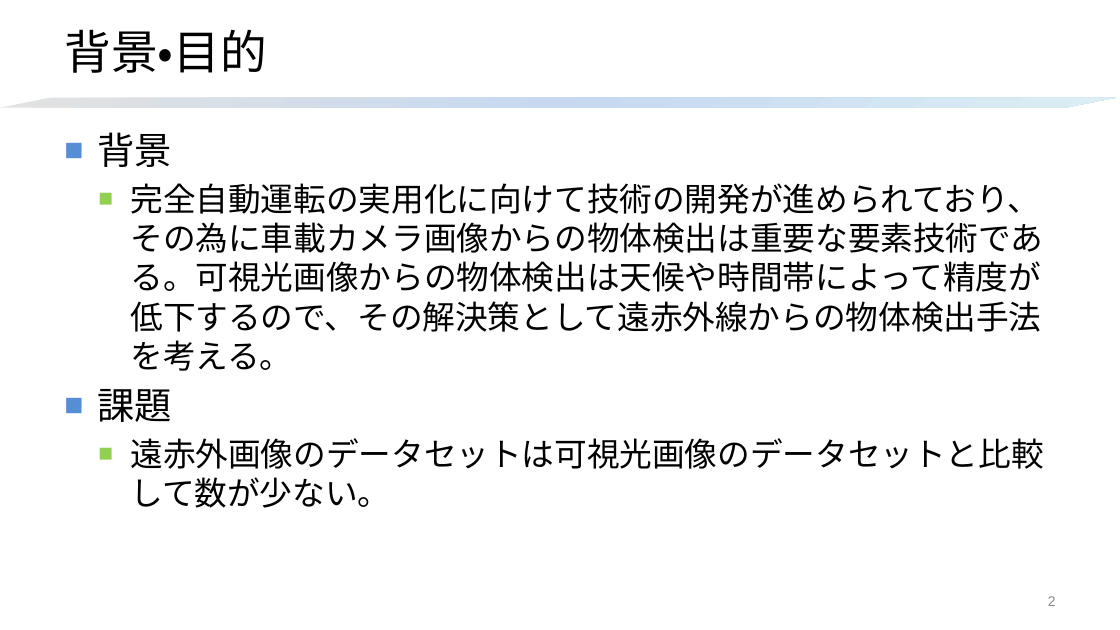
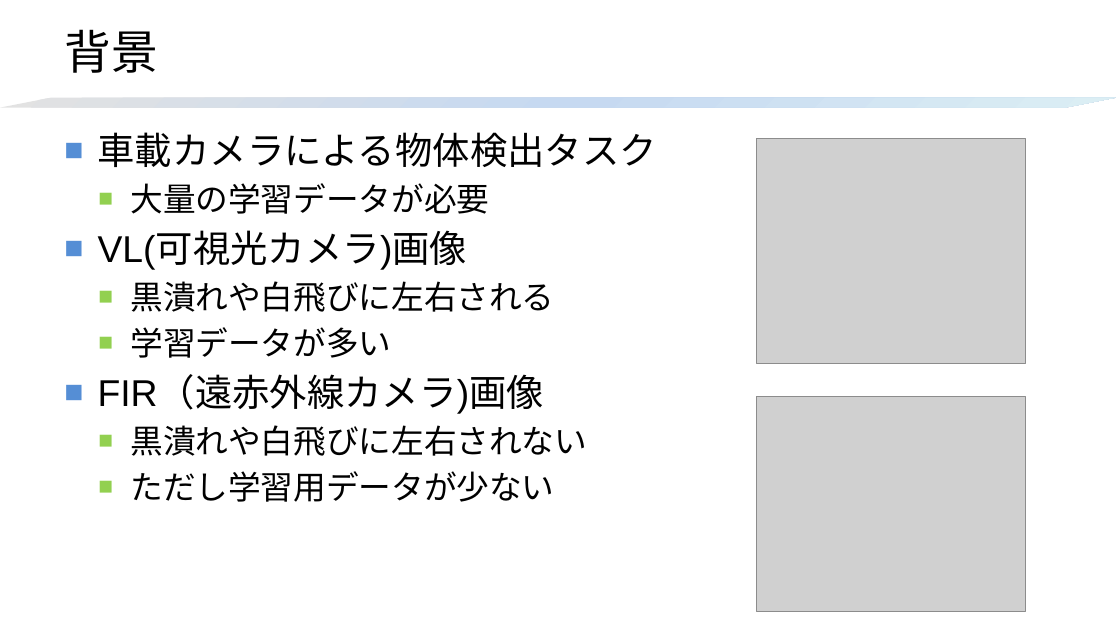
Before and after one commit to HagiriMigita/MDLab, a slide deck: slide 2 of kato.t2.pptx. Drawn at 1120x630 pixels with LibreOffice and Linux fonts; fonts in the diff are those of the drawing; grey boxes stand for pictures. Boxes give left, top, right and bottom in pixels: in the first picture for what was removed or moved away, otherwise in the second. Text is boxed around its words. In the diff, an @@ line names an element or a change of style, - is before the commit and + after.

Commit message:
データの整理

```diff
--- a/kato.t2.pptx
+++ b/kato.t2.pptx
@@ title at (x1=64, y1=29, x2=157, y2=73): text changed @@
-背景・目的
+背景
@@ text at (x1=98, y1=132, x2=657, y2=502): text changed @@
-■ 背景
-  ■ 完全自動運転の実用化に向けて技術の開発が進められており、その為に車載カメラ画像からの物体検出は重要な要素技術である。可視光画像からの物体検出は天候や時間帯によって精度が低下するので、その解決策として遠赤外線からの物体検出手法を考える。
-■ 課題
-  ■ 遠赤外画像のデータセットは可視光画像のデータセットと比較して数が少ない。
+■ 車載カメラによる物体検出タスク
+  ■ 大量の学習データが必要
+■ VL(可視光カメラ)画像
+  ■ 黒潰れや白飛びに左右される
+  ■ 学習データが多い
+■ FIR（遠赤外線カメラ)画像
+  ■ 黒潰れや白飛びに左右されない
+  ■ ただし学習用データが少ない
@@ picture added at (x1=757, y1=139, x2=1026, y2=364) @@
@@ picture added at (x1=757, y1=397, x2=1026, y2=612) @@
@@ page number removed at (x1=1048, y1=596, x2=1056, y2=606) @@
-2
```
Also in this commit, not shown: 2 other slides changed, 13 slides added, 3 slides removed, 10 other files.
